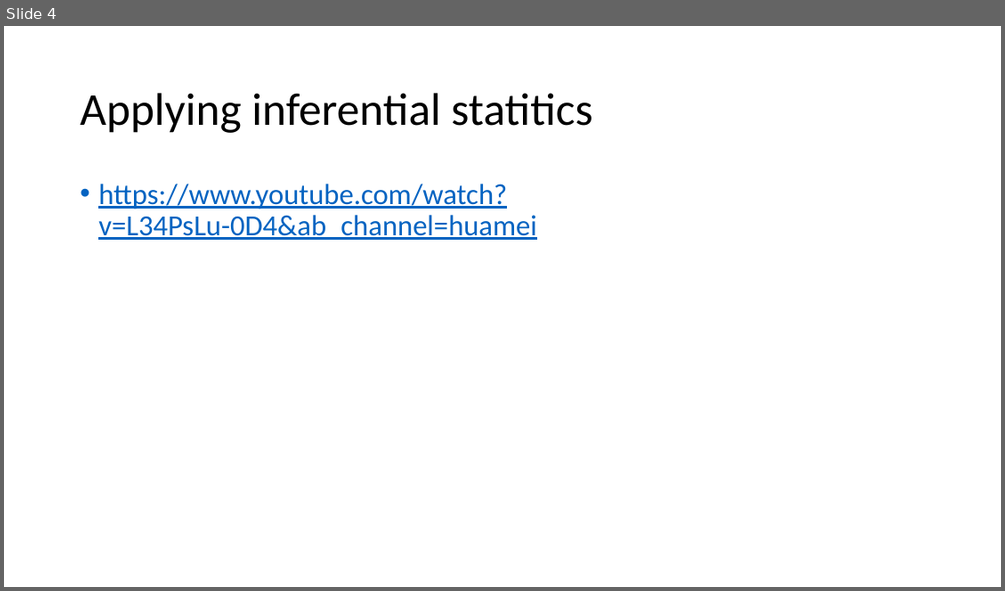
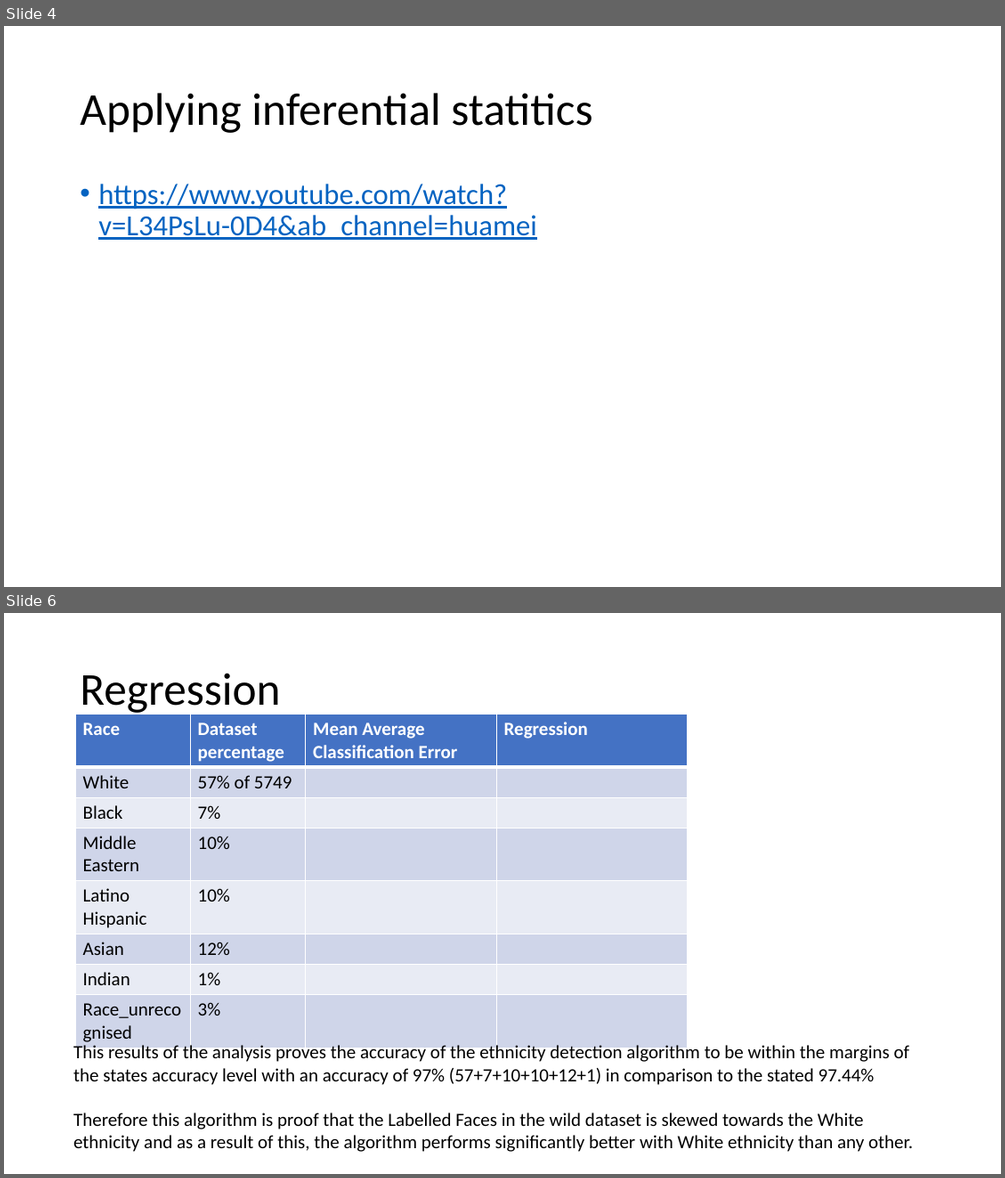
Before and after one commit to Progr4m4573R/MSc-Robotics-and-Autonomous-Systems, a slide deck: Research Methods/Lecture 1/Assignment 2/Research Methods Tasks.pptx. Shown one above the other, each under a label of ours: slide 4 before the commit, slides 4 and 6 after it; the slides between them are not shown. The pictures are 1005x591 and 1005x1178 pixels, drawn with LibreOffice and Linux fonts; fonts in the diff are those of the drawing. Boxes give left, top, right and bottom in pixels: in the first picture for what was removed or moved away, otherwise in the second. Text is boxed around its words. In the diff, an @@ line names an element or a change of style, - is before the commit and + after.

Commit message:
Printed the results of deepface ethnicity detector to a text file for comparison of percentage of each race in the dataset.

```diff
--- a/Research Methods/Lecture 1/Assignment 2/Research Methods Tasks.pptx
+++ b/Research Methods/Lecture 1/Assignment 2/Research Methods Tasks.pptx
@@ slide 6 added at bbox=[4, 613, 1001, 1174], background #FFFFFF @@
@@ title added at bbox=[80, 673, 280, 715], 44 pt, text #000000 @@
+Regression
@@ table added at bbox=[76, 714, 688, 1045], 8 rows, 4 columns @@
+Race | Dataset percentage | Mean Average Classification Error | Regression
+White | 57% of 5749 |  | 
+Black | 7% |  | 
+Middle Eastern | 10% |  | 
+Latino Hispanic | 10% |  | 
+Asian | 12% |  | 
+Indian | 1% |  | 
+Race_unrecognised | 3% |  | 
@@ text added at bbox=[73, 1043, 913, 1151], 18 pt, text #000000 @@
+This results of the analysis proves the accuracy of the ethnicity detection algorithm to be within the margins of the states accuracy level with an accuracy of 97% (57+7+10+10+12+1) in comparison to the stated 97.44%
+Therefore this algorithm is proof that the Labelled Faces in the wild dataset is skewed towards the White ethnicity and as a result of this, the algorithm performs significantly better with White ethnicity than any other.
```
Also in this commit, not shown: 1 slide changed, 2 other slides added, 2 other files.
